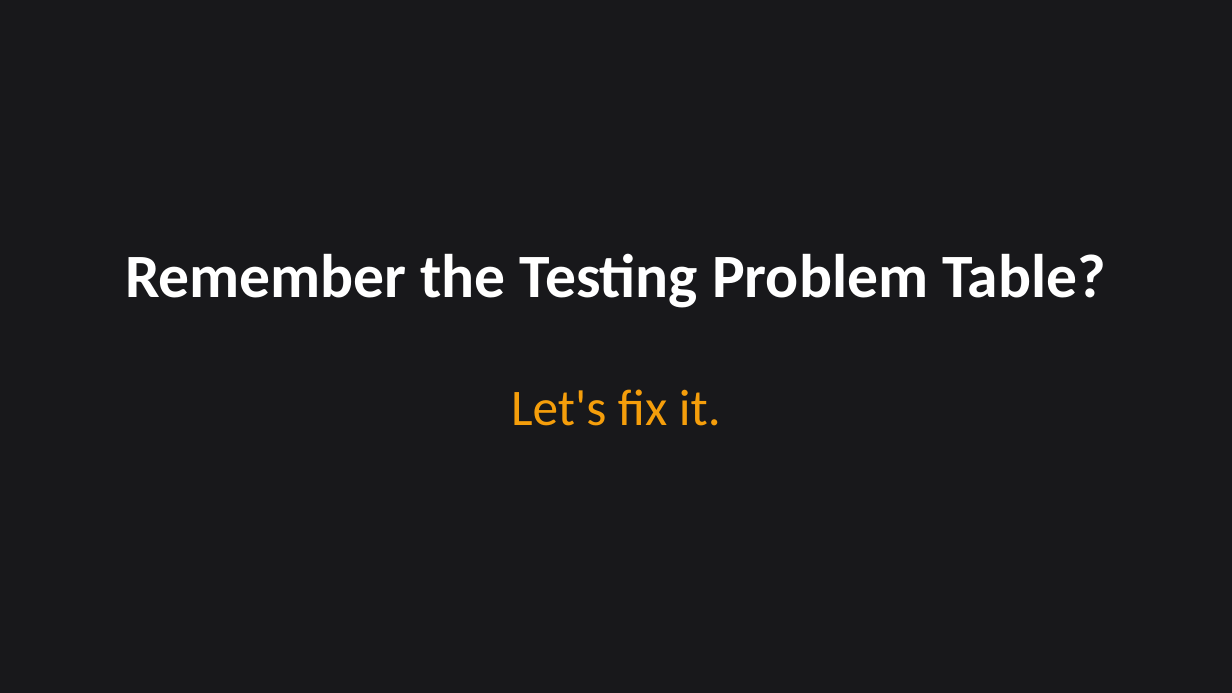
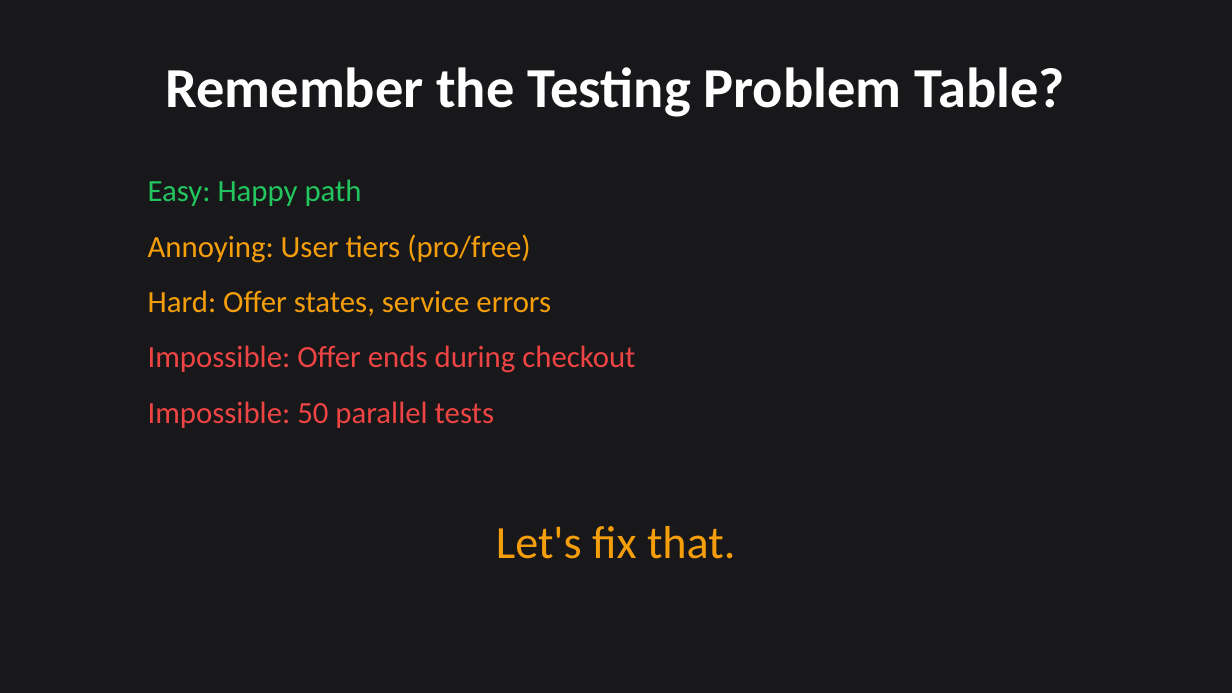
Before and after one commit to citypaul/scenarist, a slide deck: slide 2 of docs/promotional-campaign/presentations/video-03-one-server-unlimited-scenarios.pptx. Drawn at 1232x693 pixels with LibreOffice and Linux fonts; fonts in the diff are those of the drawing. Boxes give left, top, right and bottom in pixels: in the first picture for what was removed or moved away, otherwise in the second. Text is boxed around its words. In the diff, an @@ line names an element or a change of style, - is before the commit and + after.

```diff
--- a/docs/promotional-campaign/presentations/video-03-one-server-unlimited-scenarios.pptx
+++ b/docs/promotional-campaign/presentations/video-03-one-server-unlimited-scenarios.pptx
@@ text "Remember the Testing Problem Table?": place and size @@
-text "Remember the Testing Problem Table?" at [125, 253, 1106, 308]
+text "Remember the Testing Problem Table?" at [165, 67, 1064, 117]
@@ text "Remember the Testing Problem Table?" at [165, 67, 1064, 117]: size 48 to 44 pt @@
@@ text added at [148, 179, 362, 206], 24 pt, text #22C55E @@
+Easy: Happy path
@@ text added at [148, 234, 531, 263], 24 pt, text #F59E0B @@
+Annoying: User tiers (pro/free)
@@ text added at [148, 290, 551, 316], 24 pt, text #F59E0B @@
+Hard: Offer states, service errors
@@ text added at [148, 345, 635, 373], 24 pt, text #EF4444 @@
+Impossible: Offer ends during checkout
@@ text added at [148, 401, 494, 428], 24 pt, text #EF4444 @@
+Impossible: 50 parallel tests
@@ text at [496, 526, 735, 559]: text changed; size 40 to 36 pt @@
-Let's fix it.
+Let's fix that.
```
Also in this commit, not shown: 7 other slides changed, 11 slides added, 11 slides removed, 12 other files.
